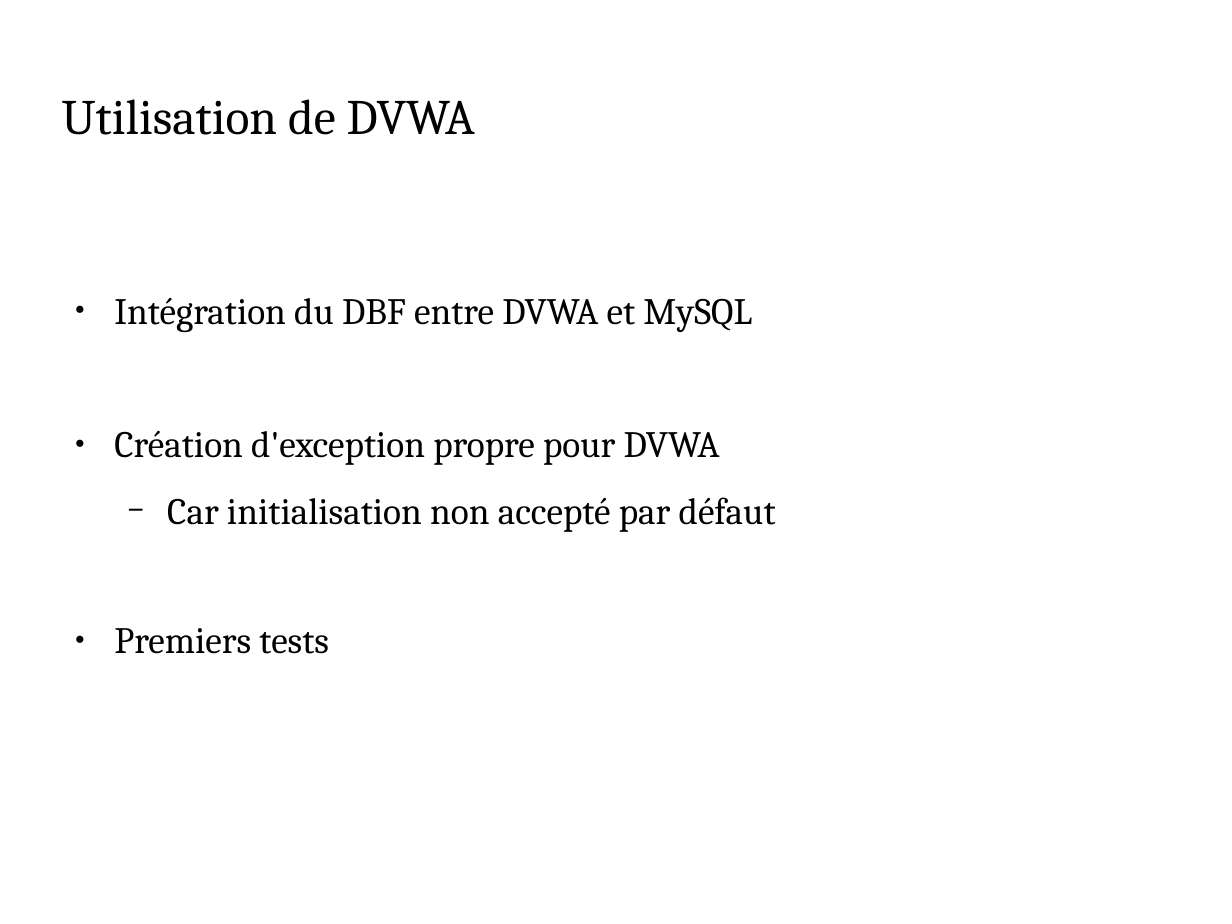
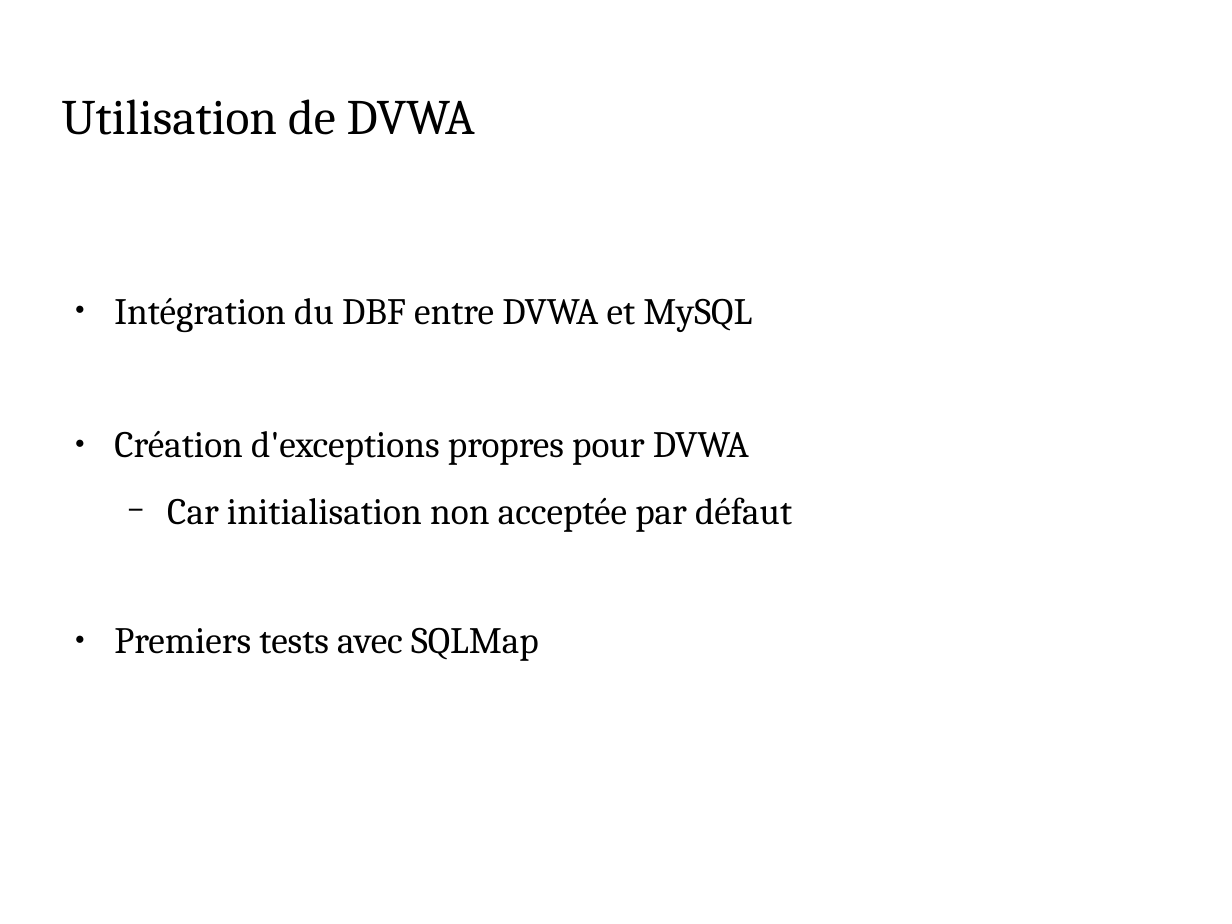
Before and after one commit to Kertek/projet_dbf, a slide deck: slide 4 of gestion_de_projet/Reunions/Presentation_6_23052017_CASSIOPEE_DBF.odp. Drawn at 1232x924 pixels with LibreOffice and Linux fonts; fonts in the diff are those of the drawing; background and template pictures are left out. Boxes give left, top, right and bottom in pixels: in the first picture for what was removed or moved away, otherwise in the second. Text is boxed around its words. In the diff, an @@ line names an element or a change of style, - is before the commit and + after.

```diff
--- a/gestion_de_projet/Reunions/Presentation_6_23052017_CASSIOPEE_DBF.odp
+++ b/gestion_de_projet/Reunions/Presentation_6_23052017_CASSIOPEE_DBF.odp
@@ text at <box>114,431,792,661</box>: text changed @@
-● Création d'exception propre pour DVWA
-  − Car initialisation non accepté par défaut
-● Premiers tests
+● Création d'exceptions propres pour DVWA
+  − Car initialisation non acceptée par défaut
+● Premiers tests avec SQLMap
```
Also in this commit, not shown: 4 other slides changed, 2 slides added.
